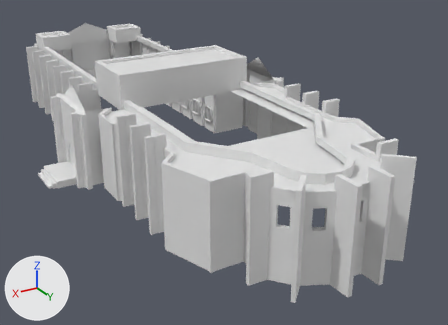
The OBJ model model/Buildings/Chapel of Yondalla/Chappel Of Yondalla Exterior.obj: old version first, new version second.
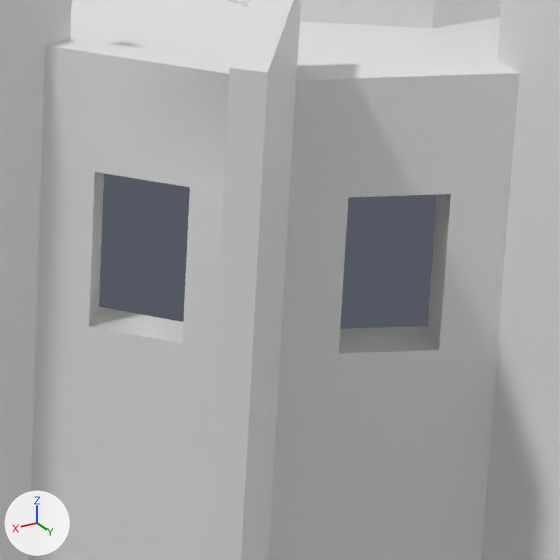
There are two pictures of each version: one whole from a camera (50 mm lens) standing at (38.4, 79.1, 36.1) and looking at (-5.2, 6.5, -0.2), one close up on the part from 59% to 77% of the width and 56% to 80% of the height. The axes (+X, +Y, +Z) are drawn at lower left. The lights are the same throughout. Where no turn or scale is listed for an object, it has been applied to the vertices.

In view in the first close-up: 'Chapel_Exterior'.
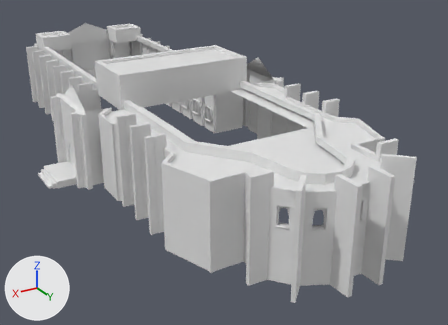
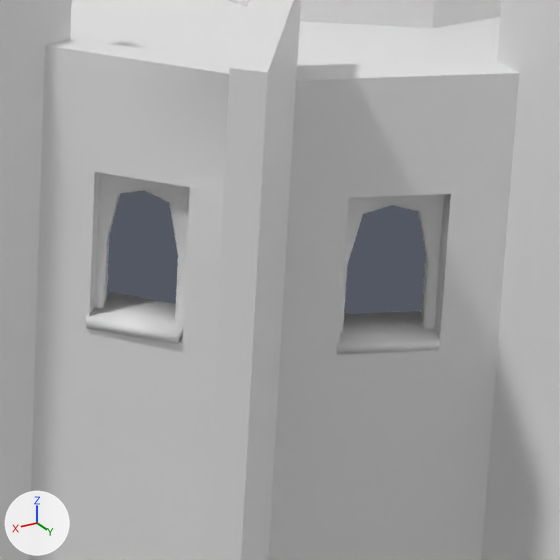
Commit message: Updated Exterior

Changed parts and their boxes [x1, y1, x2, y2] in the close-ups (560 x 560 px):
'Plane.011', added: after [86, 173, 190, 345]
'Plane.012', added: after [337, 194, 444, 355]

The change in detail:
Mesh me_plane_012 is new.
It has 88 vertices, 112 faces and spans x -4.79..3.96, y 37.46..38.84, z 6.27..8.69.
Mesh me_plane_011 is new.
It has 88 vertices, 112 faces and spans x -7.32..6.49, y 35.31..36.85, z 6.27..8.69.
Object 'Plane.012' (ob_plane_012) is new; it shows me_plane_012.
Its location is (0.0, 0.0, 0.0).
Object 'Plane.011' (ob_plane_011) is new; it shows me_plane_011.
Its location is (0.0, 0.0, 0.0).
